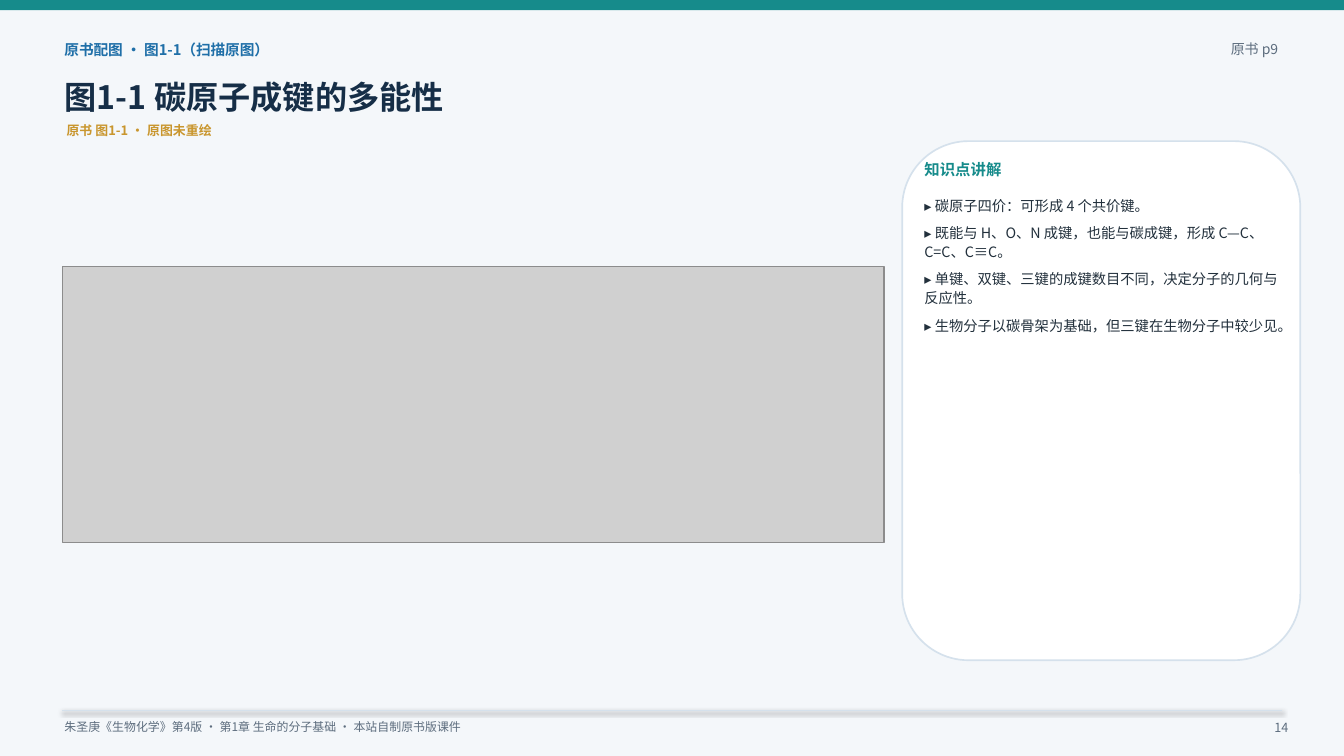
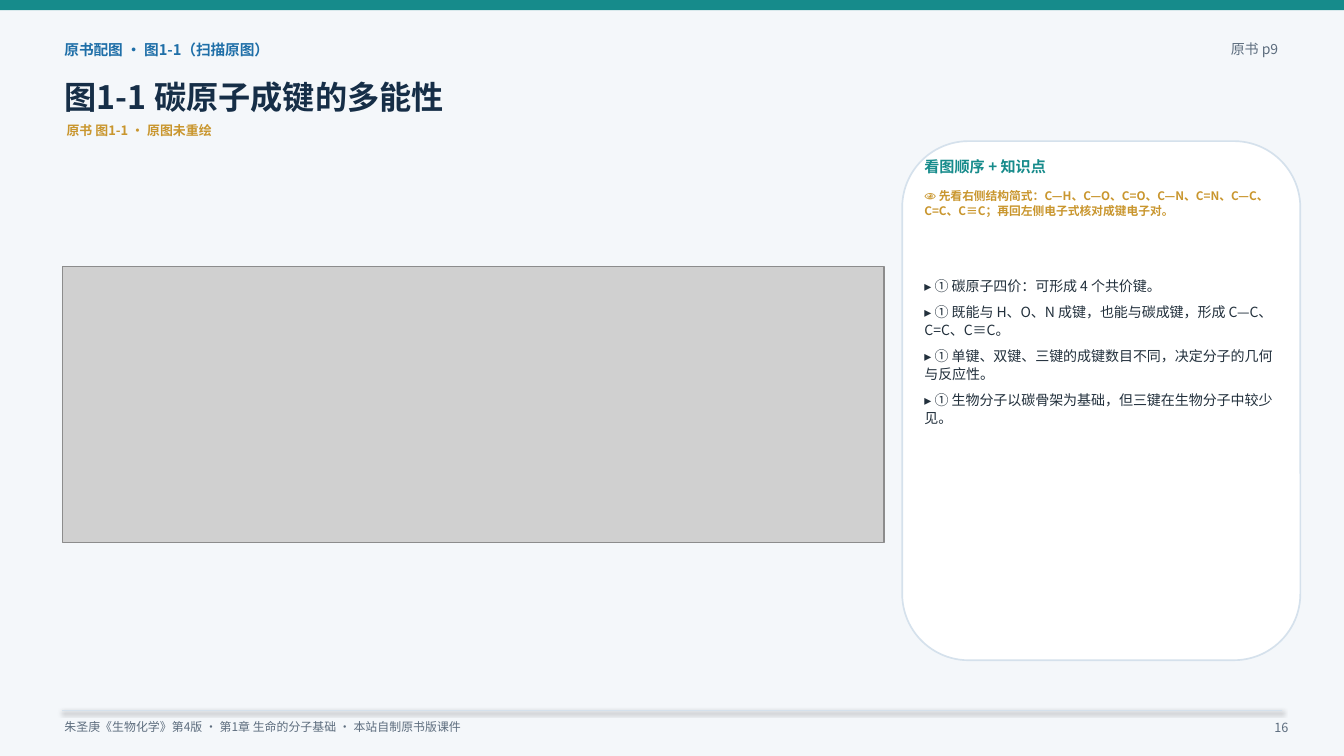
Before and after one commit to newkan-li/Biochemistry, a slide deck: slide 16 of downloads/bc01-original-style.pptx (slide 14 before the commit). Drawn at 1344x756 pixels with LibreOffice and Linux fonts; fonts in the diff are those of the drawing; grey boxes stand for pictures. Boxes give left, top, right and bottom in pixels: in the first picture for what was removed or moved away, otherwise in the second. Text is boxed around its words. In the diff, an @@ line names an element or a change of style, - is before the commit and + after.

```diff
--- a/downloads/bc01-original-style.pptx
+++ b/downloads/bc01-original-style.pptx
@@ text at (924, 157, 1046, 177): text changed; size 11 to 10.8 pt @@
-知识点讲解
+看图顺序 + 知识点
@@ text added at (924, 190, 1269, 217), 8.4 pt, text #C9962E, bold @@
+👁 先看右侧结构简式：C—H、C—O、C=O、C—N、C=N、C—C、C=C、C≡C；再回左侧电子式核对成键电子对。
@@ text at (924, 279, 1273, 424): text changed; size 10.2 to 10 pt @@
-▸ 碳原子四价：可形成 4 个共价键。
-▸ 既能与 H、O、N 成键，也能与碳成键，形成 C—C、C=C、C≡C。
-▸ 单键、双键、三键的成键数目不同，决定分子的几何与反应性。
-▸ 生物分子以碳骨架为基础，但三键在生物分子中较少见。
+▸ ① 碳原子四价：可形成 4 个共价键。
+▸ ① 既能与 H、O、N 成键，也能与碳成键，形成 C—C、C=C、C≡C。
+▸ ① 单键、双键、三键的成键数目不同，决定分子的几何与反应性。
+▸ ① 生物分子以碳骨架为基础，但三键在生物分子中较少见。
@@ text at (1274, 722, 1288, 732): text changed @@
-14
+16
```
Also in this commit, not shown: 54 other slides changed, 12 slides added, 59 other files.
